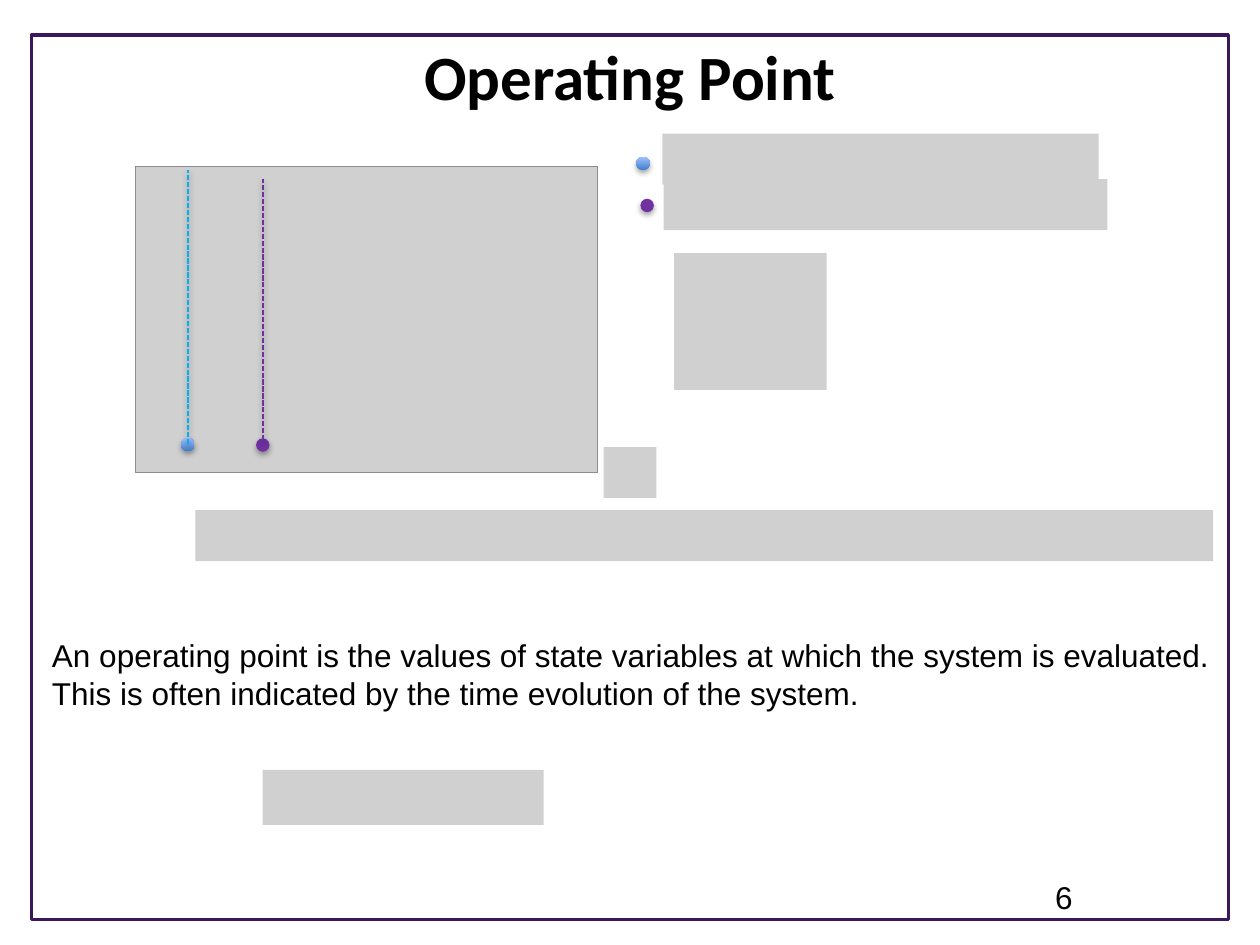
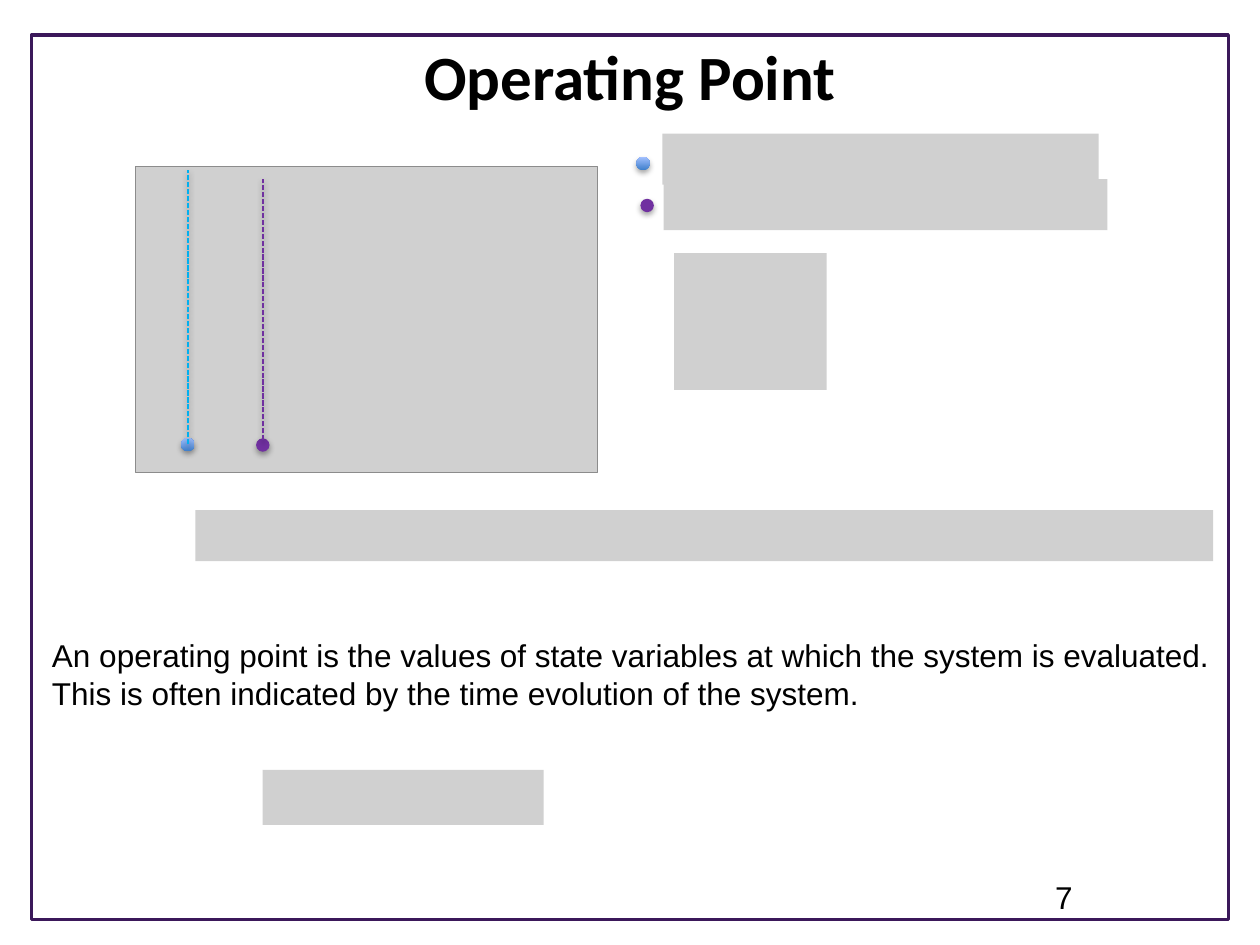
Before and after one commit to joseph-hellerstein/advanced-controls-lectures, a slide deck: slide 7 of Lecture_9-Accuracy-Of-Linear-Models/Linearizing-Reaction-Networks.pptx (slide 6 before the commit). Drawn at 1260x945 pixels with LibreOffice and Linux fonts; fonts in the diff are those of the drawing; grey boxes stand for pictures; background and template pictures are left out. Boxes give left, top, right and bottom in pixels: in the first picture for what was removed or moved away, otherwise in the second. Text is boxed around its words. In the diff, an @@ line names an element or a change of style, - is before the commit and + after.

```diff
--- a/Lecture_9-Accuracy-Of-Linear-Models/Linearizing-Reaction-Networks.pptx
+++ b/Lecture_9-Accuracy-Of-Linear-Models/Linearizing-Reaction-Networks.pptx
@@ picture removed at bbox=[604, 447, 656, 498] @@
@@ page number at bbox=[1055, 887, 1073, 909]: text changed @@
-6
+7
```
Also in this commit, not shown: 1 other slide changed, 1 slide added, 2 other files.
